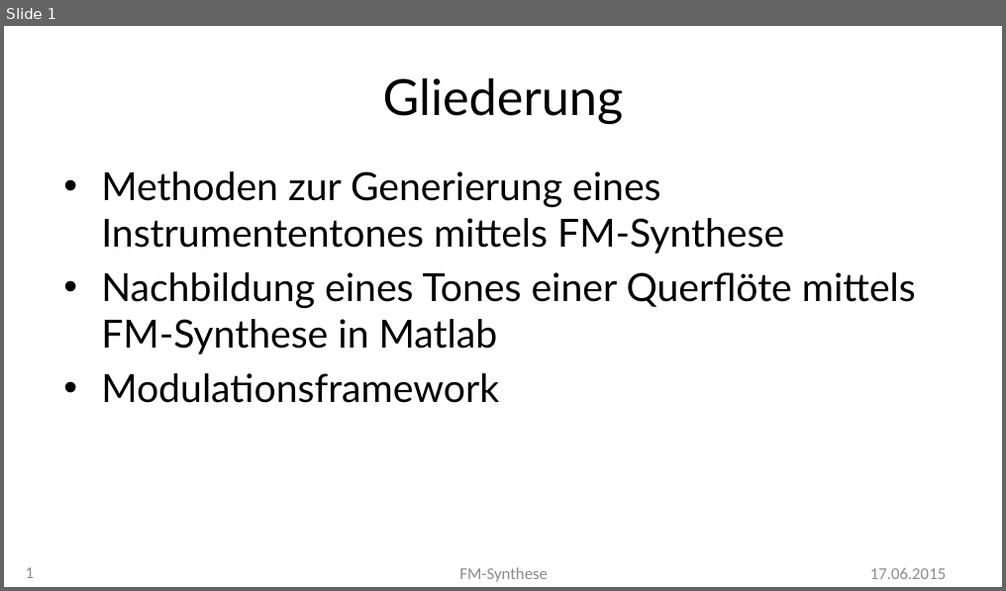
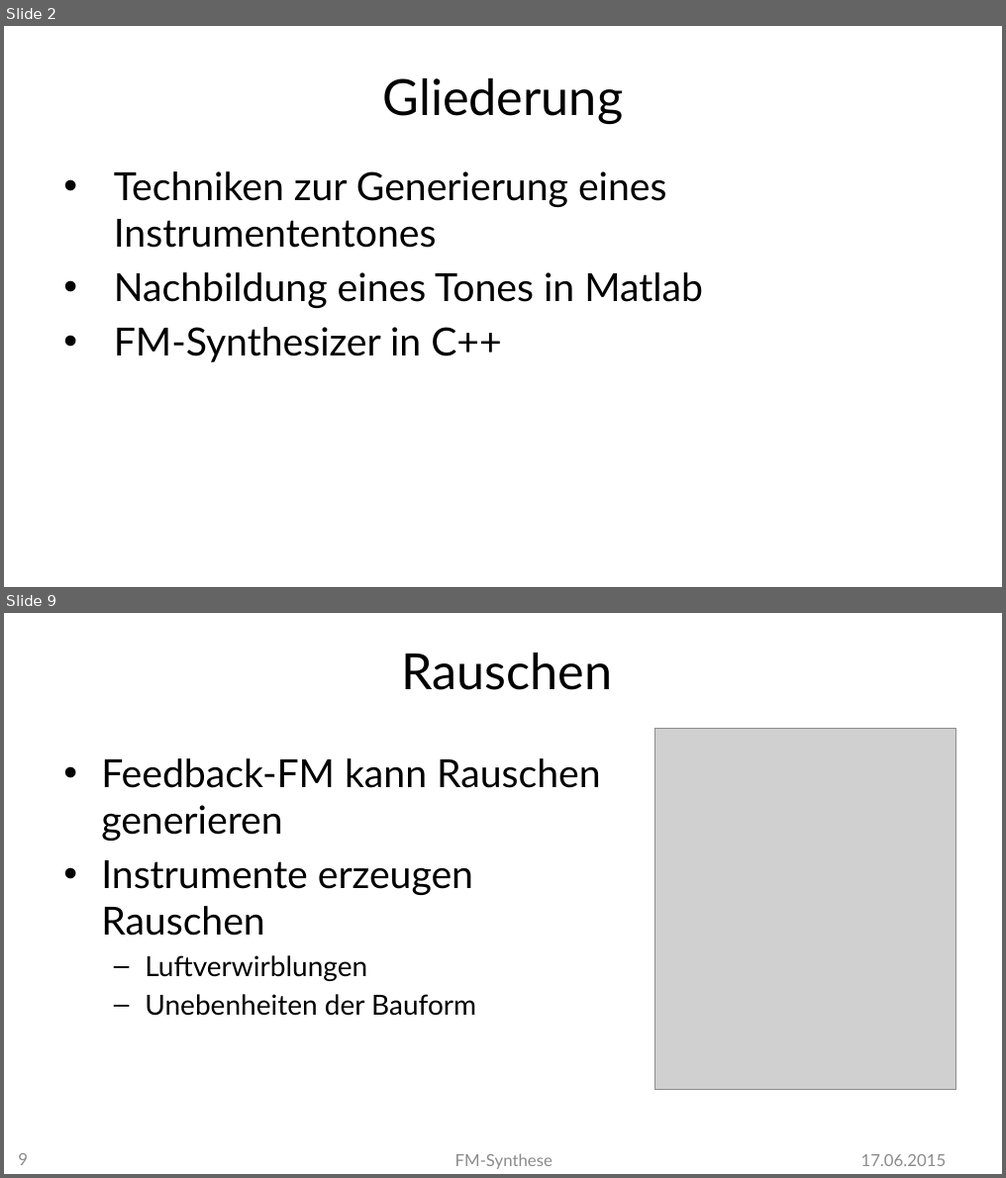
Before and after one commit to MBulli/VSeminar, a slide deck: Praesentation/FMSynthese-Gary.pptx. Shown one above the other, each under a label of ours: slide 1 before the commit, slides 2 and 9 after it; the slides between them are not shown. The pictures are 1006x591 and 1006x1178 pixels, drawn with LibreOffice and Linux fonts; fonts in the diff are those of the drawing; grey boxes stand for pictures; background and template pictures are left out. Boxes give left, top, right and bottom in pixels: in the first picture for what was removed or moved away, otherwise in the second. Text is boxed around its words. In the diff, an @@ line names an element or a change of style, - is before the commit and + after.

```diff
--- a/Praesentation/FMSynthese-Gary.pptx
+++ b/Praesentation/FMSynthese-Gary.pptx
@@ slide 9 added at bbox=[4, 613, 1002, 1174], background #FFFFFF @@
@@ title added at bbox=[401, 653, 612, 690], 36 pt, text #000000 @@
+Rauschen
@@ picture added at bbox=[654, 729, 956, 1090] @@
@@ text added at bbox=[101, 759, 601, 1016], 28 pt, text #000000 @@
+• Feedback-FM kann Rauschen generieren
+• Instrumente erzeugen Rauschen
+  – Luftverwirblungen
+  – Unebenheiten der Bauform
@@ page number added at bbox=[18, 1154, 28, 1165], 12 pt, text #8C8C8C @@
+9
@@ text added at bbox=[455, 1154, 552, 1169], 12 pt, text #8C8C8C @@
+FM-Synthese
@@ text added at bbox=[861, 1155, 946, 1166], 12 pt, text #8C8C8C @@
+17.06.2015
@@ what was slide 1 is now slide 2 @@
@@ slide 2 changed as well @@
@@ text at bbox=[114, 172, 703, 363]: text changed; text colour #2A2A2A to #000000 @@
-• Methoden zur Generierung eines Instrumententones mittels FM-Synthese
-• Nachbildung eines Tones einer Querflöte mittels FM-Synthese in Matlab
-• Modulationsframework
+• Techniken zur Generierung eines Instrumententones
+• Nachbildung eines Tones in Matlab
+• FM-Synthesizer in C++
@@ page number removed at bbox=[26, 568, 34, 578] @@
-1
@@ text removed at bbox=[459, 568, 548, 582] @@
-FM-Synthese
@@ text removed at bbox=[870, 569, 945, 579] @@
-17.06.2015
```
Also in this commit, not shown: 5 other slides changed, 14 other slides added, 9 other files.
